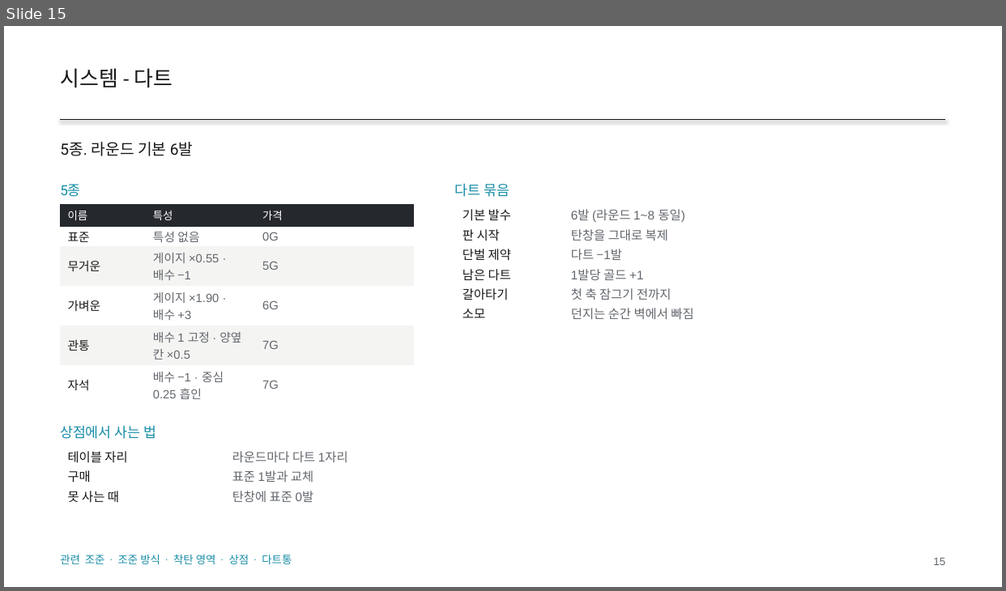
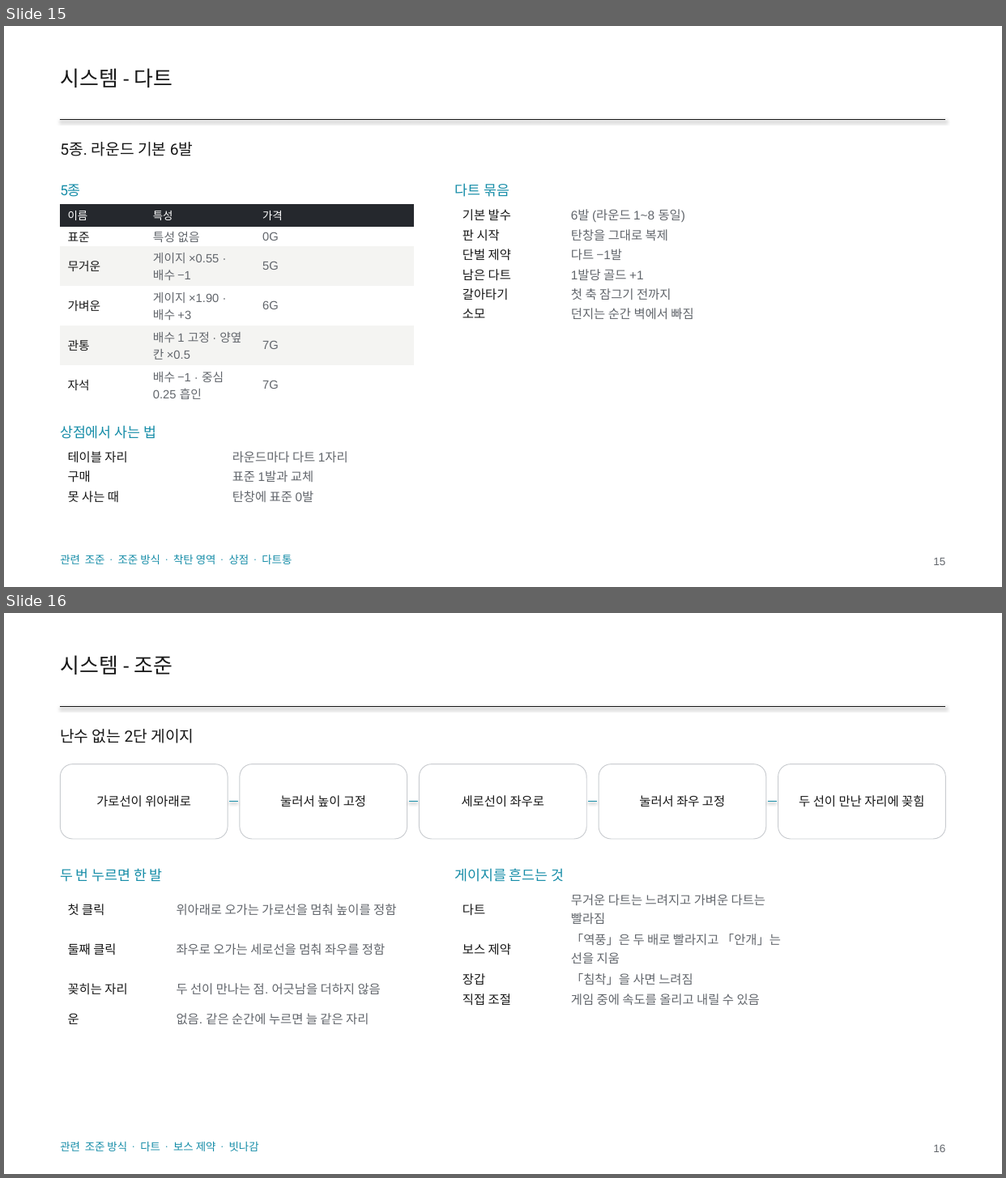
Before and after one commit to GGbong69/test-03, a slide deck: docs/HIGHTONE_기획서.pptx. Shown one above the other, each under a label of ours: slide 15 before the commit, slides 15 and 16 after it. The pictures are 1006x591 and 1006x1178 pixels, drawn with LibreOffice and Linux fonts; fonts in the diff are those of the drawing. Boxes give left, top, right and bottom in pixels: in the first picture for what was removed or moved away, otherwise in the second. Text is boxed around its words. In the diff, an @@ line names an element or a change of style, - is before the commit and + after.

```diff
--- a/docs/HIGHTONE_기획서.pptx
+++ b/docs/HIGHTONE_기획서.pptx
@@ slide 16 added at box(4, 613, 1002, 1174), background #FFFFFF @@
@@ text added at box(60, 655, 173, 675), 20.2 pt, text #171717 @@
+시스템 - 조준
@@ line added from (60, 707) to (946, 707), #171717 1 pt @@
@@ text added at box(60, 729, 194, 743), 15 pt, text #171717 @@
+난수 없는 2단 게이지
@@ rounded rectangle added at box(60, 764, 228, 839), outline #C9CCD0 0.75 pt, 12 pt, text #171717 @@
+가로선이 위아래로
@@ rounded rectangle added at box(240, 764, 407, 839), outline #C9CCD0 0.75 pt, 12 pt, text #171717 @@
+눌러서 높이 고정
@@ rounded rectangle added at box(420, 764, 587, 839), outline #C9CCD0 0.75 pt, 12 pt, text #171717 @@
+세로선이 좌우로
@@ rounded rectangle added at box(599, 764, 766, 839), outline #C9CCD0 0.75 pt, 12 pt, text #171717 @@
+눌러서 좌우 고정
@@ rounded rectangle added at box(778, 764, 946, 839), outline #C9CCD0 0.75 pt, 12 pt, text #171717 @@
+두 선이 만난 자리에 꽂힘
@@ line added from (229, 802) to (238, 802), #168DA8 1 pt @@
@@ line added from (409, 802) to (418, 802), #168DA8 1 pt @@
@@ line added from (588, 802) to (597, 802), #168DA8 1 pt @@
@@ line added from (768, 802) to (777, 802), #168DA8 1 pt @@
@@ text added at box(60, 868, 163, 882), 13.5 pt, text #168DA8 @@
+두 번 누르면 한 발
@@ text added at box(455, 868, 564, 882), 13.5 pt, text #168DA8 @@
+게이지를 흔드는 것
@@ table added at box(60, 889, 414, 1028), 4 rows, 2 columns @@
+첫 클릭 | 위아래로 오가는 가로선을 멈춰 높이를 정함
+둘째 클릭 | 좌우로 오가는 세로선을 멈춰 좌우를 정함
+꽂히는 자리 | 두 선이 만나는 점. 어긋남을 더하지 않음
+운 | 없음. 같은 순간에 누르면 늘 같은 자리
@@ table added at box(455, 889, 809, 1009), 4 rows, 2 columns @@
+다트 | 무거운 다트는 느려지고 가벼운 다트는 빨라짐
+보스 제약 | 「역풍」은 두 배로 빨라지고 「안개」는 선을 지움
+장갑 | 「침착」을 사면 느려짐
+직접 조절 | 게임 중에 속도를 올리고 내릴 수 있음
@@ text added at box(60, 1142, 259, 1152), 10.5 pt, text #168DA8 @@
+관련 조준 방식 · 다트 · 보스 제약 · 빗나감
@@ text added at box(933, 1144, 945, 1152), 10.5 pt, text #62666C @@
+16
```
Also in this commit, not shown: 2 slides changed, 1 other slide added, 2 slides removed, 2 other files.
